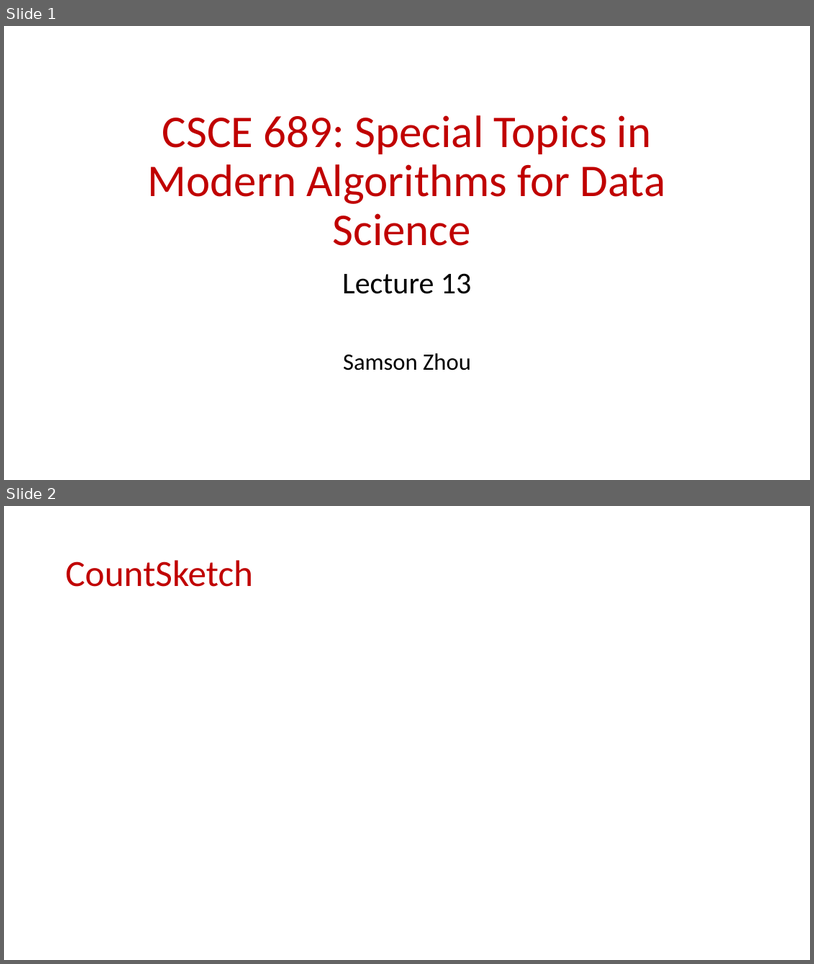
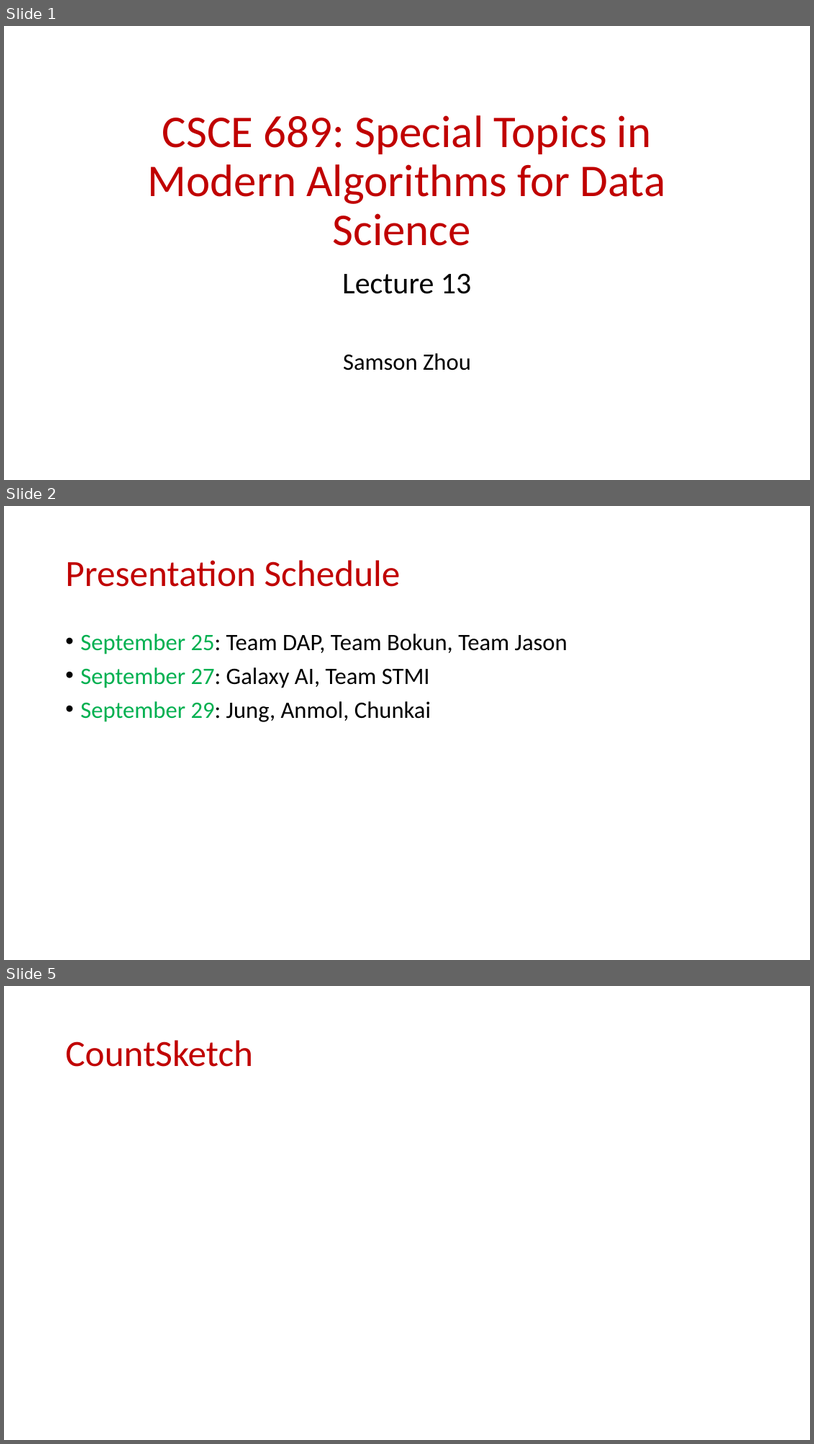
Before and after one commit to samsonzhou/samsonzhou.github.io, a slide deck: CSCE689-23/L13.pptx. Shown one above the other, each under a label of ours: slides 1 and 2 before the commit, slides 1, 2 and 5 after it; the slides between them are not shown. The pictures are 814x964 and 814x1444 pixels, drawn with LibreOffice and Linux fonts; fonts in the diff are those of the drawing; grey boxes stand for pictures. Boxes give left, top, right and bottom in pixels: in the first picture for what was removed or moved away, otherwise in the second. Text is boxed around its words. In the diff, an @@ line names an element or a change of style, - is before the commit and + after.

```diff
--- a/CSCE689-23/L13.pptx
+++ b/CSCE689-23/L13.pptx
@@ slide 2 added at bbox=[4, 506, 810, 960], background #FFFFFF @@
@@ title added at bbox=[65, 560, 401, 587], 44 pt, text #C00000 @@
+Presentation Schedule
@@ text added at bbox=[80, 633, 568, 722], 28 pt, text #000000 @@
+• September 25: Team DAP, Team Bokun, Team Jason
+• September 27: Galaxy AI, Team STMI
+• September 29: Jung, Anmol, Chunkai
@@ what was slide 2 is now slide 5 @@
```
Also in this commit, not shown: 2 other slides added.
